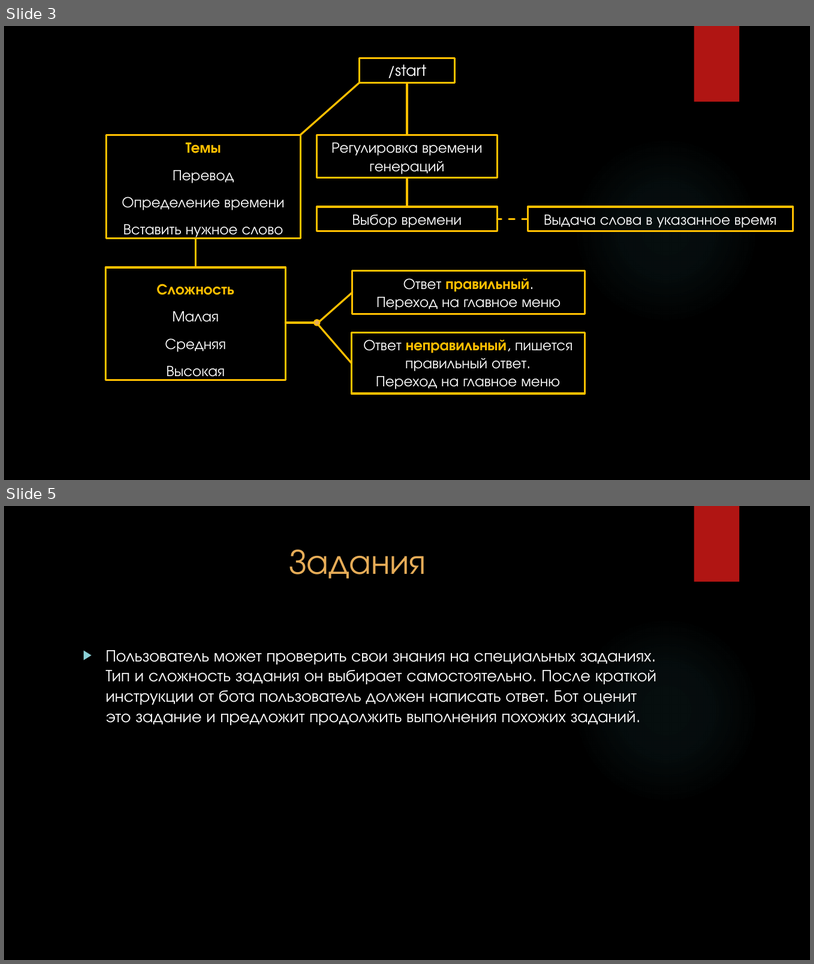
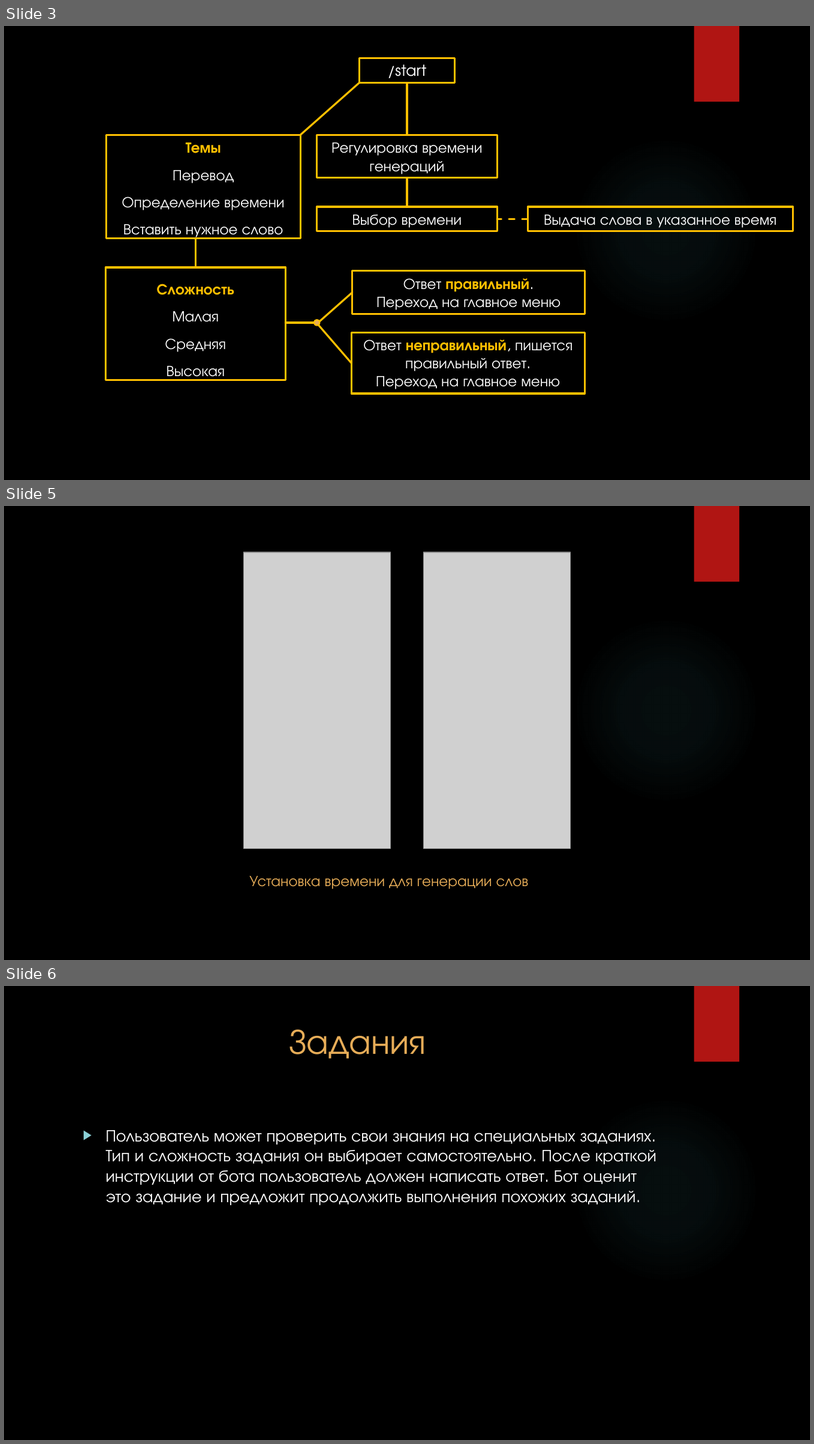
Before and after one commit to ArseniyChaldaev/EzEng, a slide deck: docs/Telegram-бот.pptx. Shown one above the other, each under a label of ours: slides 3 and 5 before the commit, slides 3, 5 and 6 after it; the slides between them are not shown. The pictures are 814x964 and 814x1444 pixels, drawn with LibreOffice and Linux fonts; fonts in the diff are those of the drawing; grey boxes stand for pictures; background and template pictures are left out. Boxes give left, top, right and bottom in pixels: in the first picture for what was removed or moved away, otherwise in the second. Text is boxed around its words. In the diff, an @@ line names an element or a change of style, - is before the commit and + after.

```diff
--- a/docs/Telegram-бот.pptx
+++ b/docs/Telegram-бот.pptx
@@ slide 5 added at bbox=[4, 506, 810, 960], background picture (left out); not listed: 2 template elements that a slide beside it also shows @@
@@ picture added at bbox=[243, 552, 390, 849] @@
@@ picture added at bbox=[424, 552, 571, 849] @@
@@ text added at bbox=[249, 876, 529, 889], 18 pt, text #E7AD58 @@
+Установка времени для генерации слов
@@ what was slide 5 is now slide 6 @@
```
Also in this commit, not shown: 3 slides changed, 2 other slides added, 2 other files.
